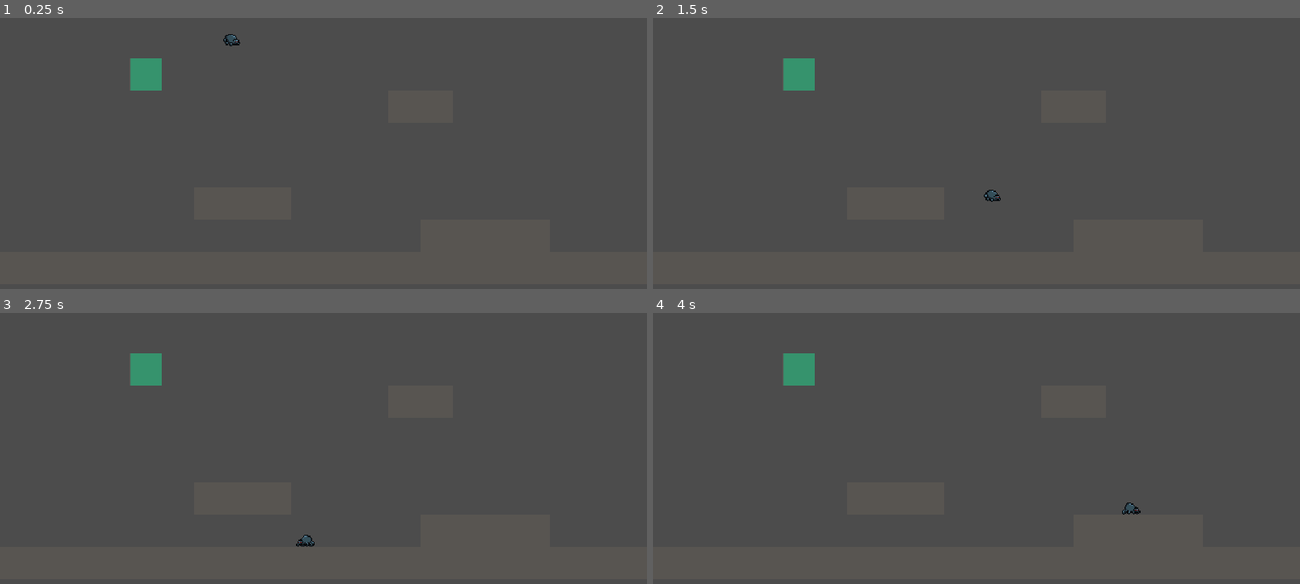
Above: before the commit, frames 1-4 (two rows, left to right).
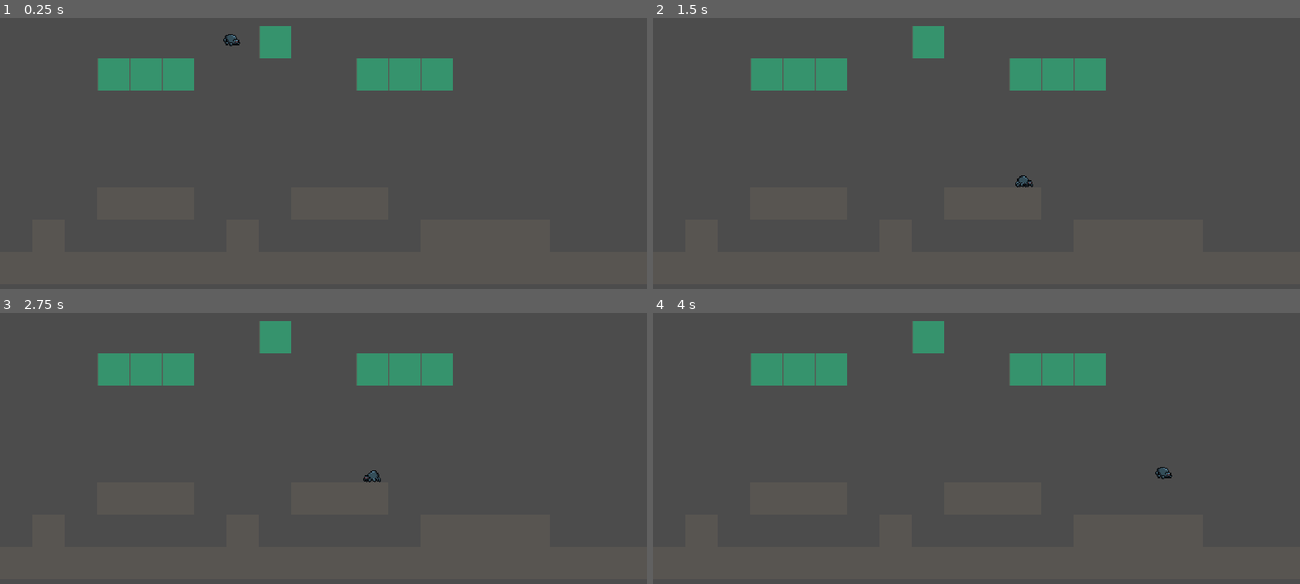
Above: after the commit, the same moments.

Repository: cinnamonmadi/itsybitsy
Game: Godot game, scene res://level.tscn
The game is run twice, just before and just after one commit, with the same random seed, the same clock (stepped at 60 frames per second) and the same inputs.
Inputs:
- Up to frame 1 (0.25 s): no input
- Up to frame 2 (1.5 s): hold D (right) from 0.53 s (still down); tap Shift (web) at 0.6, 1.35 s; tap Space (jump) at 0.77 s
- Up to frame 3 (2.75 s): tap Space (jump) at 1.52 s; release D (right) at 2.03 s; hold A (left) from 2.03 s (still down); tap Shift (web) at 2.1 s
- Up to frame 4 (4 s): release A (left) at 2.78 s; hold D (right) from 2.78 s (still down); tap Shift (web) at 2.85, 3.6 s; tap Space (jump) at 3.02, 3.77 s

The runs differ from the first frame. In frame 1, 3.5% of the frame differs, in the area x 15-70%, y 2-27%; in frame 2, 3.6%, in the area x 15-70%, y 2-68%; in frame 3, 3.6%; in frame 4, 3.6%.

Commit message:
Polished web slinging a little
Signed-off-by: cinnamonmadi <cinnamon.madi@gmail.com>

Diff:
--- a/level.tscn
+++ b/level.tscn
@@ -61,7 +61,15 @@
 cell_custom_transform = Transform2D( 32, 0, 0, 32, 0, 0 )
 collision_mask = 3
 format = 1
-tile_data = PoolIntArray( 262148, 1, 0, 327692, 0, 0, 327693, 0, 0, 524294, 0, 0, 524295, 0, 0, 524296, 0, 0, 589837, 0, 0, 589838, 0, 0, 5898 …(304 unchanged characters)…
+tile_data = PoolIntArray( 196616, 1, 0, 262147, 1, 0, 262148, 1, 0, 262149, 1, 0, 262155, 1, 0, 262156, 1, 0, 262157, 1, 0, 524291, 0, 0, 524292, 0, 0, 524293, 0, 0, 524297, 0, 0, 524298, 0, 0, 524299, 0, 0, 589825, 0, 0, 589831, 0, 0, 589837, 0, 0, 589838, 0, 0, 5898 …(304 unchanged characters)…
+
+[node name="tilemap2" type="TileMap" parent="."]
+tile_set = SubResource( 3 )
+cell_size = Vector2( 32, 32 )
+cell_custom_transform = Transform2D( 32, 0, 0, 32, 0, 0 )
+collision_mask = 3
+format = 1
+tile_data = PoolIntArray( 196616, 1, 0, 262147, 1, 0, 262148, 1, 0, 262149, 1, 0, 262155, 1, 0, 262156, 1, 0, 262157, 1, 0, 524291, 0, 0, 524292, 0, 0, 524293, 0, 0, 524297, 0, 0, 524298, 0, 0, 524299, 0, 0, 589825, 0, 0, 589831, 0, 0, 589837, 0, 0, 589838, 0, 0, 589839, 0, 0, 589840, 0, 0, 655360, 0, 0, 655361, 0, 0, 655362, 0, 0, 655363, 0, 0, 655364, 0, 0, 655365, 0, 0, 655366, 0, 0, 655367, 0, 0, 655368, 0, 0, 655369, 0, 0, 655370, 0, 0, 655371, 0, 0, 655372, 0, 0, 655373, 0, 0, 655374, 0, 0, 655375, 0, 0, 655376, 0, 0, 655377, 0, 0, 655378, 0, 0, 655379, 0, 0 )
 
 [node name="spider" parent="." instance=ExtResource( 2 )]
 position = Vector2( 229, 97 )
--- a/project.godot
+++ b/project.godot
@@ -102,32 +102,32 @@
 }
 left={
 "deadzone": 0.5,
-"events": [ Object(InputEventKey,"resource_local_to_scene":false,"resource_name":"","device":0,"alt":false,"shift":false,"control":false,"meta":false,"command":false,"pressed":false,"scancode":65,"unicode":0,"echo":false,"script":null)
+"events": [ Object(InputEventKey,"resource_local_to_scene":false,"resource_name":"","device":0,"alt":false,"shift":false,"control":false,"meta":false,"command":false,"pressed":false,"scancode":65,"physical_scancode":0,"unicode":0,"echo":false,"script":null)
  ]
 }
 right={
 "deadzone": 0.5,
-"events": [ Object(InputEventKey,"resource_local_to_scene":false,"resource_name":"","device":0,"alt":false,"shift":false,"control":false,"meta":false,"command":false,"pressed":false,"scancode":68,"unicode":0,"echo":false,"script":null)
+"events": [ Object(InputEventKey,"resource_local_to_scene":false,"resource_name":"","device":0,"alt":false,"shift":false,"control":false,"meta":false,"command":false,"pressed":false,"scancode":68,"physical_scancode":0,"unicode":0,"echo":false,"script":null)
  ]
 }
 up={
 "deadzone": 0.5,
-"events": [ Object(InputEventKey,"resource_local_to_scene":false,"resource_name":"","device":0,"alt":false,"shift":false,"control":false,"meta":false,"command":false,"pressed":false,"scancode":87,"unicode":0,"echo":false,"script":null)
+"events": [ Object(InputEventKey,"resource_local_to_scene":false,"resource_name":"","device":0,"alt":false,"shift":false,"control":false,"meta":false,"command":false,"pressed":false,"scancode":87,"physical_scancode":0,"unicode":0,"echo":false,"script":null)
  ]
 }
 down={
 "deadzone": 0.5,
-"events": [ Object(InputEventKey,"resource_local_to_scene":false,"resource_name":"","device":0,"alt":false,"shift":false,"control":false,"meta":false,"command":false,"pressed":false,"scancode":83,"unicode":0,"echo":false,"script":null)
+"events": [ Object(InputEventKey,"resource_local_to_scene":false,"resource_name":"","device":0,"alt":false,"shift":false,"control":false,"meta":false,"command":false,"pressed":false,"scancode":83,"physical_scancode":0,"unicode":0,"echo":false,"script":null)
  ]
 }
 jump={
 "deadzone": 0.5,
-"events": [ Object(InputEventKey,"resource_local_to_scene":false,"resource_name":"","device":0,"alt":false,"shift":false,"control":false,"meta":false,"command":false,"pressed":false,"scancode":32,"unicode":0,"echo":false,"script":null)
+"events": [ Object(InputEventKey,"resource_local_to_scene":false,"resource_name":"","device":0,"alt":false,"shift":false,"control":false,"meta":false,"command":false,"pressed":false,"scancode":32,"physical_scancode":0,"unicode":0,"echo":false,"script":null)
  ]
 }
 web={
 "deadzone": 0.5,
-"events": [ Object(InputEventKey,"resource_local_to_scene":false,"resource_name":"","device":0,"alt":false,"shift":false,"control":false,"meta":false,"command":false,"pressed":false,"scancode":16777237,"unicode":0,"echo":false,"script":null)
+"events": [ Object(InputEventKey,"resource_local_to_scene":false,"resource_name":"","device":0,"alt":false,"shift":false,"control":false,"meta":false,"command":false,"pressed":false,"scancode":16777237,"physical_scancode":0,"unicode":0,"echo":false,"script":null)
  ]
 }
 
--- a/spider/spider.gd
+++ b/spider/spider.gd
@@ -15,10 +15,12 @@
 const JUMP_INPUT_DURATION = 0.06
 const COYOTE_TIME_DURATION = 0.06
 const WEB_RADIUS = 150
+const WEB_IMPULSE_SPEED = 5
+const WEB_CLIMB_SPEED = 30
 const TILE_SIZE = 32
 
 var v_direction = 0
-var direction = 0
+var direction = Vector2.ZERO
 var grounded = false
 var velocity = Vector2.ZERO
 var web_position = null
@@ -28,41 +30,41 @@
 	web.add_point(Vector2.ZERO)
 	web.add_point(Vector2.ZERO)
 
-func _physics_process(delta):
+func _physics_process(_delta):
 	handle_input()
-	move(delta)
+	move()
 	update_web()
 	update_sprite()
 
 func handle_input():
 	if Input.is_action_just_pressed("left"):
-		direction = -1
+		direction.x = -1
 	if Input.is_action_just_pressed("right"):
-		direction = 1
+		direction.x = 1
 	if Input.is_action_just_released("left"):
 		if Input.is_action_pressed("right"):
-			direction = 1
-		else:
-			direction = 0
+			direction.x = 1
+		else:
+			direction.x = 0
 	if Input.is_action_just_released("right"):
 		if Input.is_action_pressed("left"):
-			direction = -1
-		else:
-			direction = 0
+			direction.x = -1
+		else:
+			direction.x = 0
 	if Input.is_action_just_pressed("up"):
-		v_direction = -1
+		direction.y = -1
 	if Input.is_action_just_pressed("down"):
-		v_direction = 1
+		direction.y = 1
 	if Input.is_action_just_released("up"):
 		if Input.is_action_pressed("down"):
-			v_direction = 1
-		else:
-			v_direction = 0
+			direction.y = 1
+		else:
+			direction.y = 0
 	if Input.is_action_just_released("down"):
 		if Input.is_action_pressed("up"):
-			v_direction = -1
-		else:
-			v_direction = 0
+			direction.y = -1
+		else:
+			direction.y = 0
 	if Input.is_action_just_pressed("jump"):
 		jump_input_timer.start(JUMP_INPUT_DURATION)
 	if Input.is_action_just_pressed("web"):
@@ -70,8 +72,8 @@
 	if Input.is_action_just_released("web"):
 		web_release()
 
-func move(delta):
-	if web_position != null:
+func move():
+	if not grounded and web_position != null:
 		# Web pulls player towards the bottom
 		var web_pull_direction = 0
 		if web_position.x - position.x > 5:
@@ -82,7 +84,7 @@
 
 		# Player input swings web left and right
 		if position.y > web_position.y:
-			swing_speed += direction * 5
+			swing_speed += direction.x * WEB_IMPULSE_SPEED
 
 		# Gradual drag
 		swing_speed *= 0.99
@@ -102,16 +104,19 @@
 		else:
 			velocity = (web_position - position).normalized().rotated(swing_direction * PI / 2) * abs(swing_speed)
 
-		if v_direction != 0:
+		# Player input climbs them up or down the web
+		if direction.y != 0:
 			var climb_vector = (web_position - position).normalized()
-			if v_direction == 1:
+			if direction.y == 1:
 				climb_vector = climb_vector.rotated(PI)
-			velocity += climb_vector * 20
+			velocity += climb_vector * WEB_CLIMB_SPEED
 	else:
-		if grounded:
-			velocity.x = direction * SPEED
-		else:
-			velocity.x += direction * 30
+		if grounded and direction.y == 1:
+			velocity.x = 0
+		elif grounded:
+			velocity.x = direction.x * SPEED
+		else:
+			velocity.x += direction.x * 30
 			if velocity.x > SPEED:
 				velocity.x = SPEED
 			elif velocity.x < -SPEED:
@@ -131,19 +136,18 @@
 	if velocity.y > MAX_FALL_SPEED:
 		velocity.y = MAX_FALL_SPEED
 
-	if web_position == null:
-		var _collisions = move_and_slide(velocity, Vector2(0, -1))
-	else:
-		var _collisions = move_and_collide(velocity * delta)
+	var _collisions = move_and_slide(velocity, Vector2(0, -1))
 
 func jump():
 	self.velocity.y = -JUMP_IMPULSE
 	grounded = false
 
 func update_sprite():
-	if direction == 0 and grounded:
+	if grounded and direction.y == 1:
+		sprite.play("crouch")
+	elif direction.x == 0 and grounded:
 		sprite.play("idle")
-	elif direction != 0 and grounded:
+	elif direction.x != 0 and grounded:
 		sprite.play("run")
 	elif not grounded and (web_position != null or velocity.y > 0):
 		sprite.play("fall")
@@ -151,14 +155,10 @@
 		sprite.play("jump_peak")
 	elif not grounded and velocity.y < 0 and web_position == null:
 		sprite.play("jump")
-	if (direction == 1 and sprite.flip_h) or (direction == -1 and not sprite.flip_h):
+	if (direction.x == 1 and sprite.flip_h) or (direction.x == -1 and not sprite.flip_h):
 		sprite.flip_h = not sprite.flip_h
-	if Input.is_action_pressed("down") and grounded:
-		sprite.play("crouch")
 
 func update_web():
-	# if web_position != null and position.distance_to(web_position) > WEB_RADIUS:
-		# web_position = null
 	if web_position == null:
 		web.set_point_position(1, Vector2.ZERO)
 	else:
@@ -170,6 +170,12 @@
 func nearest_web_tile():
 	var nearest_tile = null
 	var nearest_tile_dist = -1
+
+	var aim_direction = velocity.normalized()
+	if aim_direction.y > 0:
+		aim_direction.y = 0
+	aim_direction += direction
+	var position_offset = position + (aim_direction.normalized() * (TILE_SIZE * 1.5))
 
 	var start = Vector2(floor((position.x - WEB_RADIUS) / TILE_SIZE), floor((position.y - WEB_RADIUS) / TILE_SIZE))
 	var end = Vector2(floor((position.x + WEB_RADIUS) / TILE_SIZE), floor((position.y + WEB_RADIUS) / TILE_SIZE))
@@ -195,9 +201,9 @@
 			if tile_center.distance_to(raycast_point) > sqrt(2 * pow(TILE_SIZE / 2.0, 2)):
 				continue
 
-			if nearest_tile == null or position.distance_to(raycast_point) < nearest_tile_dist:
+			if nearest_tile == null or position_offset.distance_to(raycast_point) < nearest_tile_dist:
 				nearest_tile = raycast_point
-				nearest_tile_dist = position.distance_to(raycast_point)
+				nearest_tile_dist = position_offset.distance_to(raycast_point)
 
 	return nearest_tile
 
Not shown, changed: spider_spritesheet_movement.png.import
